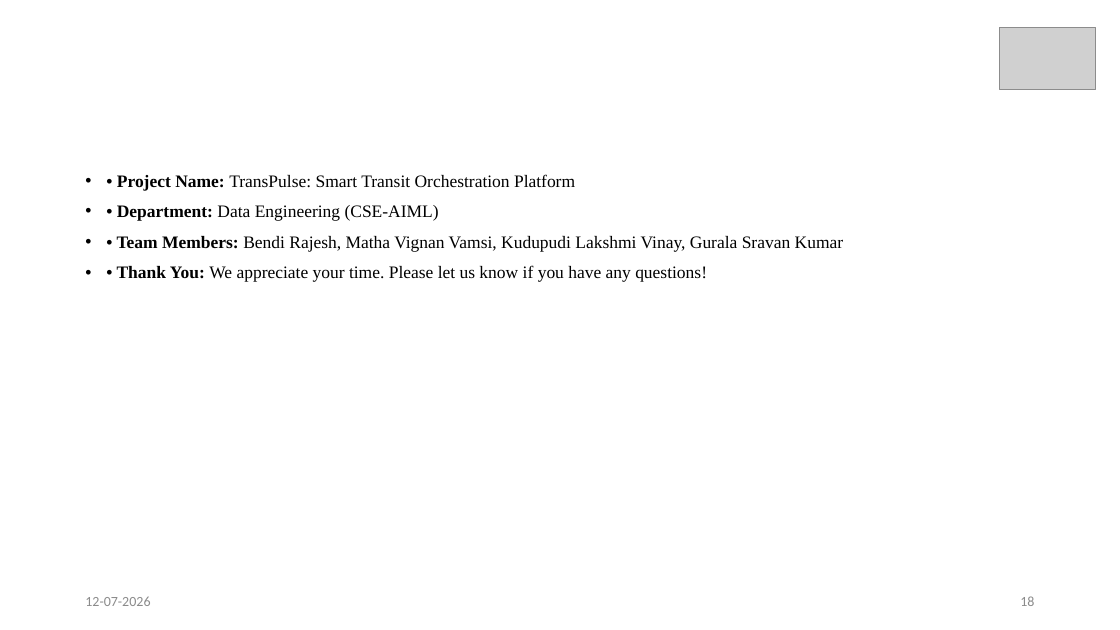
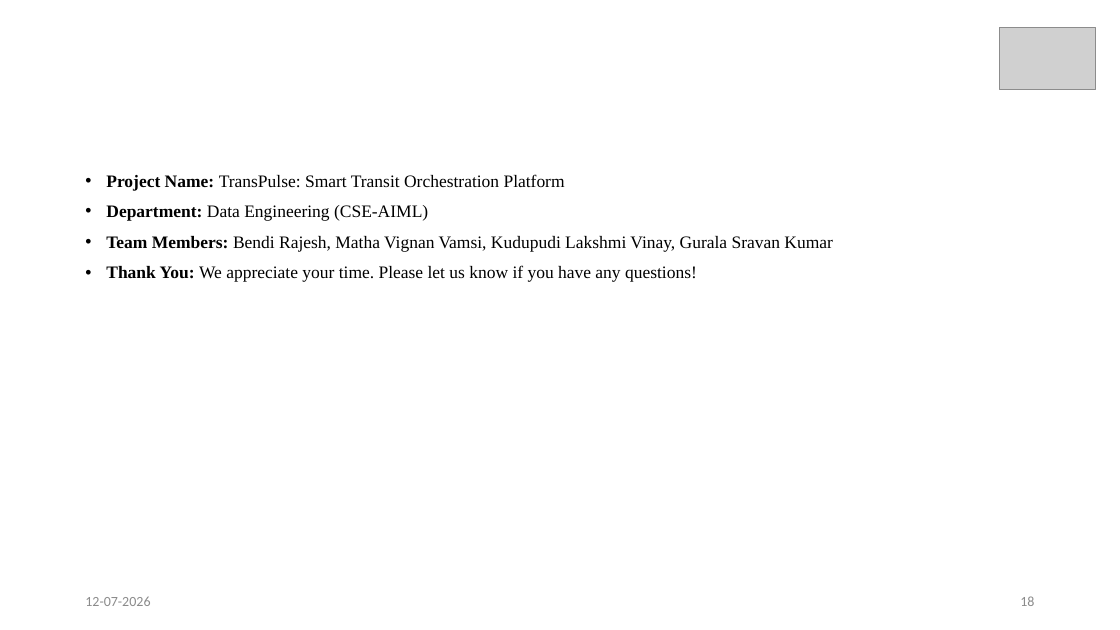
Before and after one commit to rajeshbendi60-maker/TransPulse, a slide deck: slide 18 of ppt/R24_Community_Project_PPT_Template.pptx. Drawn at 1120x630 pixels with LibreOffice and Linux fonts; fonts in the diff are those of the drawing; grey boxes stand for pictures. Boxes give left, top, right and bottom in pixels: in the first picture for what was removed or moved away, otherwise in the second. Text is boxed around its words. In the diff, an @@ line names an element or a change of style, - is before the commit and + after.

Commit message:
Update project files and env configuration

```diff
--- a/ppt/R24_Community_Project_PPT_Template.pptx
+++ b/ppt/R24_Community_Project_PPT_Template.pptx
@@ text at (106, 174, 833, 282): text changed @@
-• • Project Name: TransPulse: Smart Transit Orchestration Platform
-• • Department: Data Engineering (CSE-AIML)
-• • Team Members: Bendi Rajesh, Matha Vignan Vamsi, Kudupudi Lakshmi Vinay, Gurala Sravan Kumar
-• • Thank You: We appreciate your time. Please let us know if you have any questions!
+• Project Name: TransPulse: Smart Transit Orchestration Platform
+• Department: Data Engineering (CSE-AIML)
+• Team Members: Bendi Rajesh, Matha Vignan Vamsi, Kudupudi Lakshmi Vinay, Gurala Sravan Kumar
+• Thank You: We appreciate your time. Please let us know if you have any questions!
```
Also in this commit, not shown: 17 other slides changed, 5 other files.
